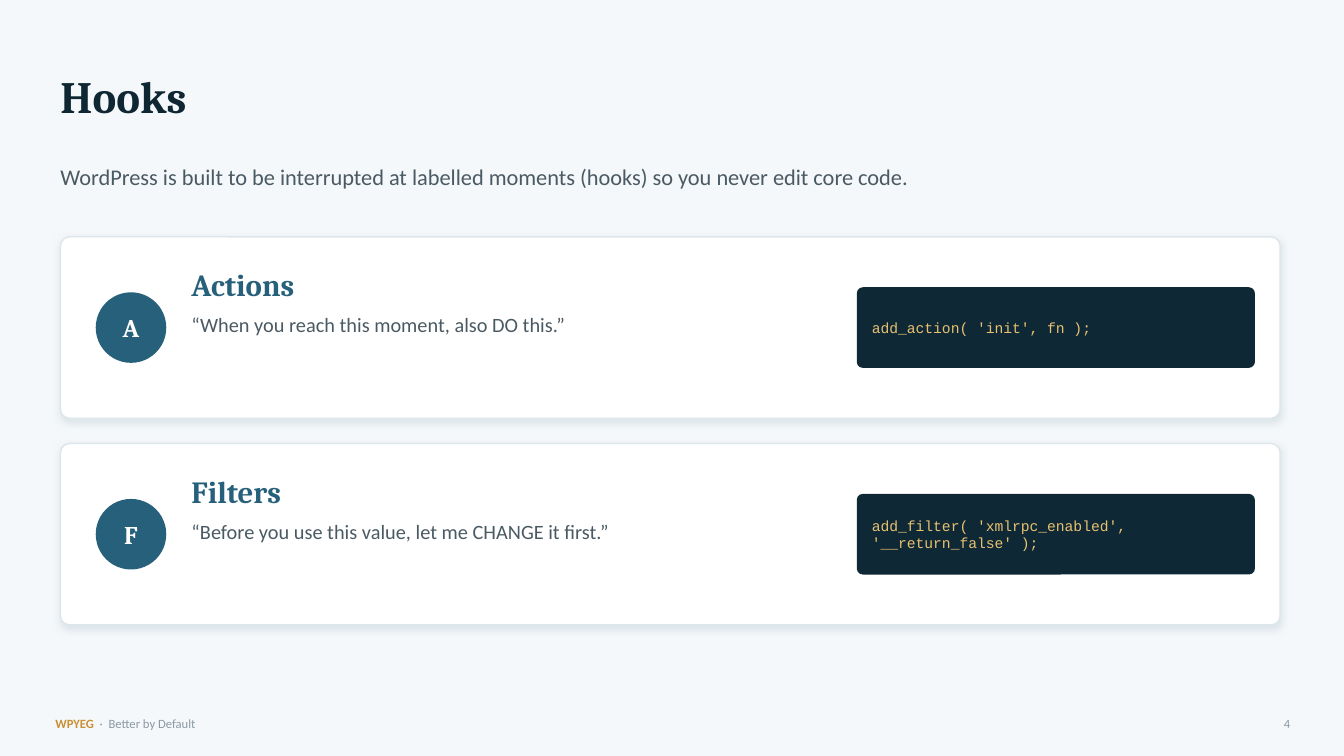
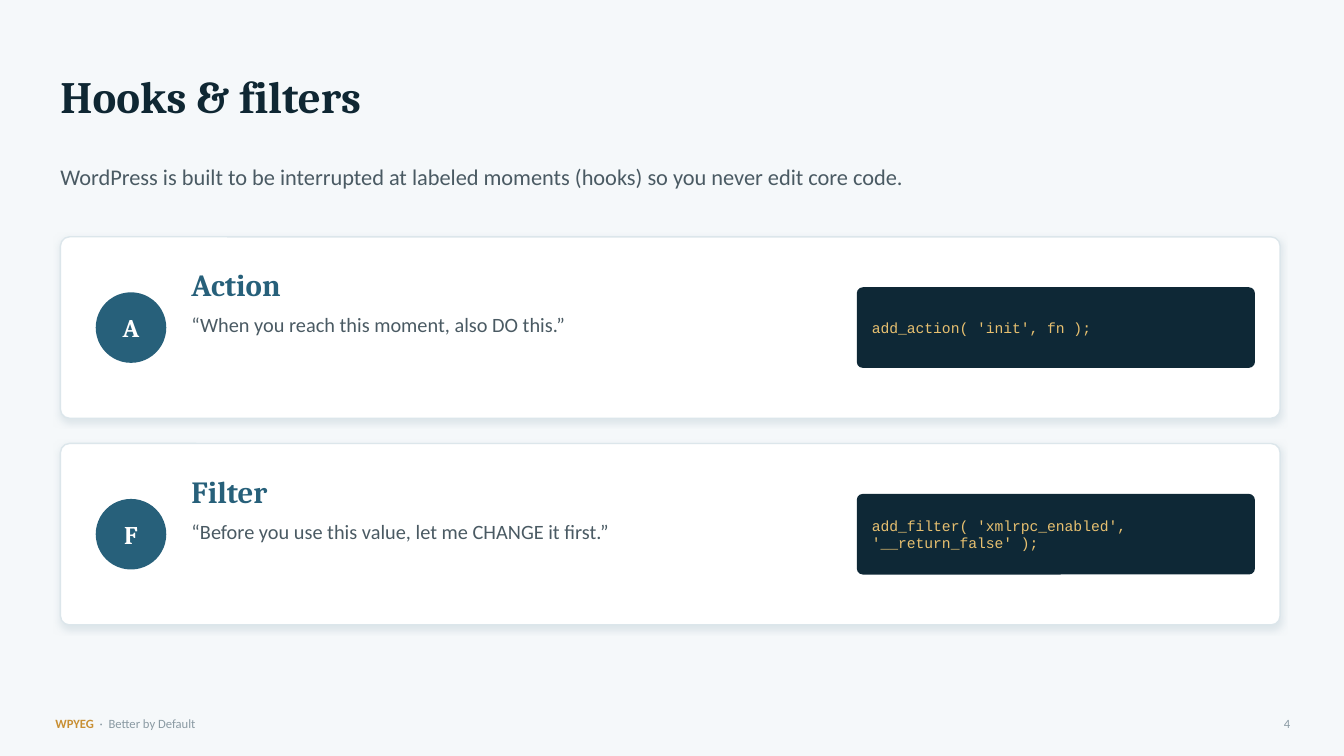
Before and after one commit to WPYEG/Better-by-Default, a slide deck: slide 4 of workshop/Better-by-Default.pptx. Drawn at 1344x756 pixels with LibreOffice and Linux fonts; fonts in the diff are those of the drawing. Boxes give left, top, right and bottom in pixels: in the first picture for what was removed or moved away, otherwise in the second. Text is boxed around its words. In the diff, an @@ line names an element or a change of style, - is before the commit and + after.

```diff
--- a/workshop/Better-by-Default.pptx
+++ b/workshop/Better-by-Default.pptx
@@ text at [60, 81, 361, 114]: text changed @@
-Hooks
+Hooks & filters
@@ text at [60, 169, 902, 189]: text changed @@
-WordPress is built to be interrupted at labelled moments (hooks) so you never edit core code.
+WordPress is built to be interrupted at labeled moments (hooks) so you never edit core code.
@@ text at [191, 274, 280, 297]: text changed @@
-Actions
+Action
@@ text at [191, 481, 267, 504]: text changed @@
-Filters
+Filter
```
Also in this commit, not shown: 5 other slides changed, 12 other files.
